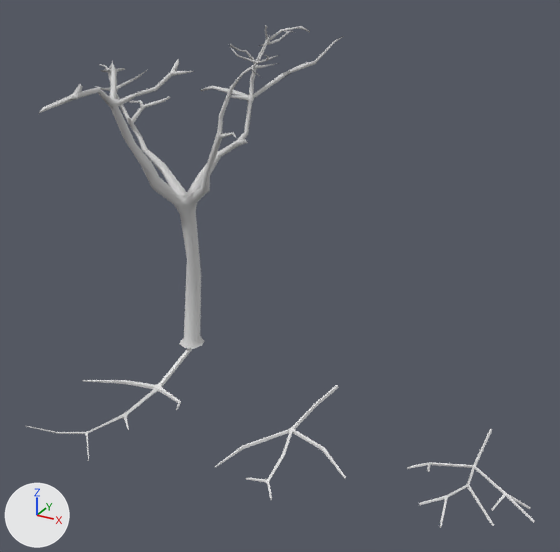
What one commit did to the OBJ model Models/DeadTree/tree_LOD1.obj.
The view is the same before and after, from a 50 mm camera at (7.38, -10.12, 6.82) aimed at (2.15, -0.6, 2.06). Arrows for +X, +Y and +Z are at lower left; the lights stay in place. Where no turn or scale is listed for an object, it has been applied to the vertices.

Names of what the first picture shows: 'Cube.001_Cube.002', 'Cube.002_Cube.004', 'Cube.003_Cube.005', 'Cube_Cube.001'.
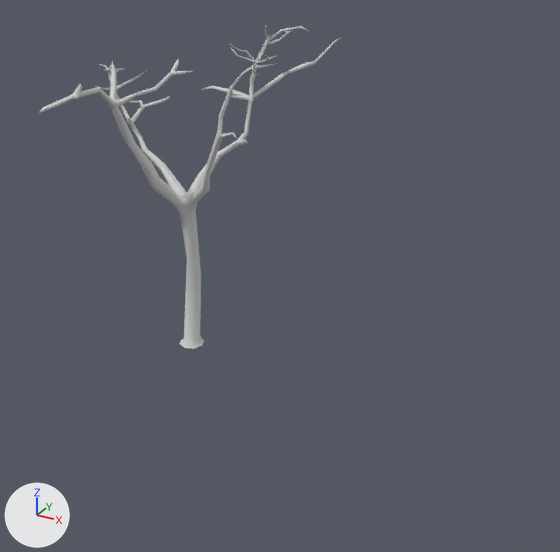
What changed in the scene script:
```text
Remove ob_cube_001_cube_002:
    ob_cube_001_cube_002 = bpy.data.objects.new('Cube.001_Cube.002', me_cube_001_cube_002)
    ob_cube_001_cube_002.location = (0.0, 0.0, 0.0)
Remove ob_cube_002_cube_004:
    ob_cube_002_cube_004 = bpy.data.objects.new('Cube.002_Cube.004', me_cube_002_cube_004)
    ob_cube_002_cube_004.location = (0.0, 0.0, 0.0)
Remove ob_cube_003_cube_005:
    ob_cube_003_cube_005 = bpy.data.objects.new('Cube.003_Cube.005', me_cube_003_cube_005)
    ob_cube_003_cube_005.location = (0.0, 0.0, 0.0)
```

Location of each change, (x1, y1, x2, y2) in pixels of the pictures (560 x 552 px):
'Cube.002_Cube.004', deleted: before (215, 385, 346, 500)
'Cube.001_Cube.002', deleted: before (25, 348, 192, 461)
'Cube.003_Cube.005', deleted: before (407, 429, 535, 528)
